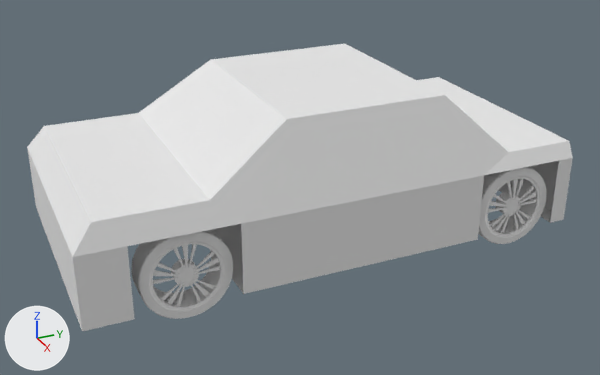
A saved change to the Blender file src/assets/models/base.blend.
The view is the same before and after, from a camera (50 mm lens) standing at (5.2, -2.42, 2.77) and looking at (0.1, -0.12, 0.22). The lights are fixed; the arrows at lower left show +X, +Y and +Z.

The older version as bpy lines, for what is in view:
```python
me_cube = bpy.data.meshes.new('Cube')
me_cube.from_pydata(...)  # 44 vertices, 32 faces; spans x 0.0..0.92, y -1.9..1.68, z -0.04..1.02
me_cube.materials.append(mat_material)  # white #e7e7e7
me_frontr = bpy.data.meshes.new('frontR')
me_frontr.from_pydata(...)  # 801 vertices, 1560 faces; spans x 63.6..83.9, y -31.4..29.9, z -30.7..30.8
# faces by material slot: [1000, 560]
me_frontr.materials.append(None)
me_frontr.materials.append(None)
me_frontr_002 = bpy.data.meshes.new('frontR.002')
me_frontr_002.from_pydata(...)  # 801 vertices, 1560 faces; spans x 61.6..86.2, y -27.3..34.0, z -30.7..30.8
# faces by material slot: [1000, 560]
me_frontr_002.materials.append(None)
me_frontr_002.materials.append(None)
ob_chassis = bpy.data.objects.new('chassis', me_cube)
ob_chassis.location = (0.0, 0.0, 0.0)
_m = ob_chassis.modifiers.new('Mirror', 'MIRROR')
ob_frontwheel = bpy.data.objects.new('FrontWheel', me_frontr)
ob_frontwheel.location = (0.0, -1.212, 0.124)
ob_frontwheel.scale = (0.01, 0.01, 0.01)
_m = ob_frontwheel.modifiers.new('Mirror', 'MIRROR')
ob_rearwheel = bpy.data.objects.new('RearWheel', me_frontr_002)
ob_rearwheel.location = (0.0, 1.204, 0.124)
ob_rearwheel.scale = (0.01, 0.01, 0.01)
_m = ob_rearwheel.modifiers.new('Mirror', 'MIRROR')
```
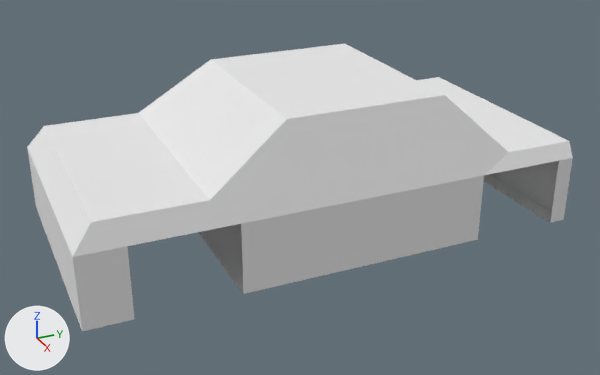
Where the change shows, as pixel boxes [x1, y1, x2, y2] in the pictures (600 x 375 px):
```json
{"object": "FrontWheel", "change": "deleted", "before": [131, 229, 233, 319]}
{"object": "RearWheel", "change": "deleted", "before": [478, 167, 547, 244]}
```

The change, as JSON lines over the scene's bpy script:
```json
{"op": "remove", "block": "ob_rearwheel", "code": ["ob_rearwheel = bpy.data.objects.new('RearWheel', me_frontr_002)", "ob_rearwheel.location = (0.0, 1.204, 0.124)", "ob_rearwheel.scale = (0.01, 0.01, 0.01)", "_m = ob_rearwheel.modifiers.new('Mirror', 'MIRROR')"]}
{"op": "remove", "block": "ob_frontwheel", "code": ["ob_frontwheel = bpy.data.objects.new('FrontWheel', me_frontr)", "ob_frontwheel.location = (0.0, -1.212, 0.124)", "ob_frontwheel.scale = (0.01, 0.01, 0.01)", "_m = ob_frontwheel.modifiers.new('Mirror', 'MIRROR')"]}
```
